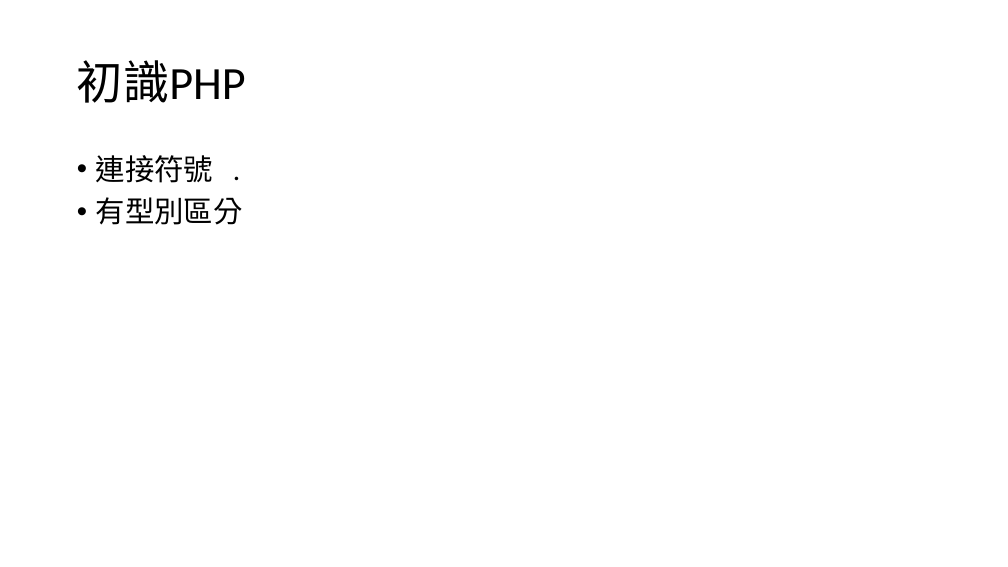
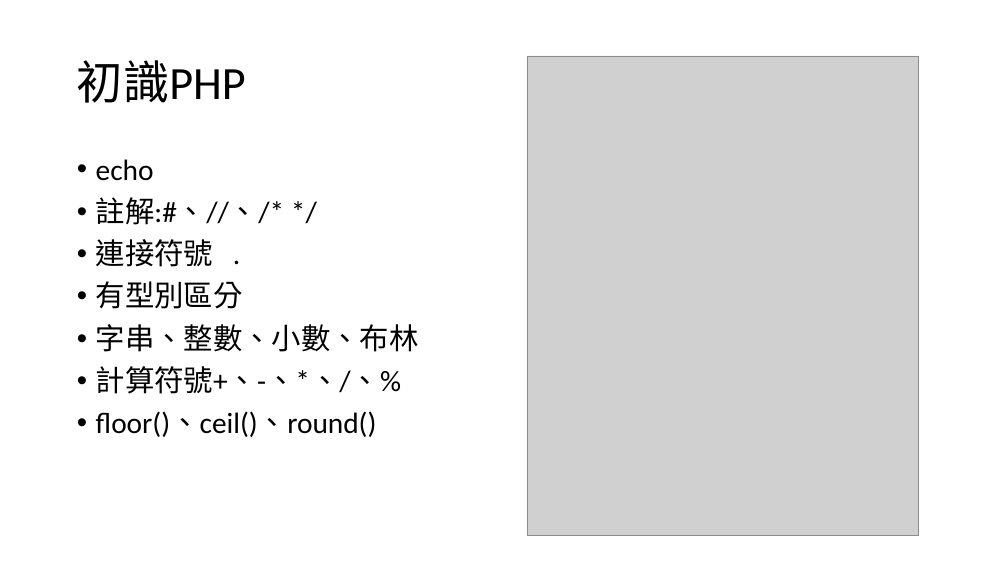
Before and after one commit to choco2001/ppt, a slide deck: slide 3 of php.pptx. Drawn at 1008x567 pixels with LibreOffice and Linux fonts; fonts in the diff are those of the drawing; grey boxes stand for pictures. Boxes give left, top, right and bottom in pixels: in the first picture for what was removed or moved away, otherwise in the second. Text is boxed around its words. In the diff, an @@ line names an element or a change of style, - is before the commit and + after.

```diff
--- a/php.pptx
+++ b/php.pptx
@@ picture added at <box>527,56,919,535</box> @@
@@ text at <box>96,159,285,225</box>: paragraphs added @@
+• echo
+• 註解:#、//、/* */
@@ text at <box>96,324,419,437</box>: paragraphs added @@
+• 字串、整數、小數、布林
+• 計算符號+、-、*、/、%
+• floor()、ceil()、round()
```
Also in this commit, not shown: 2 other slides changed, 2 slides added.
